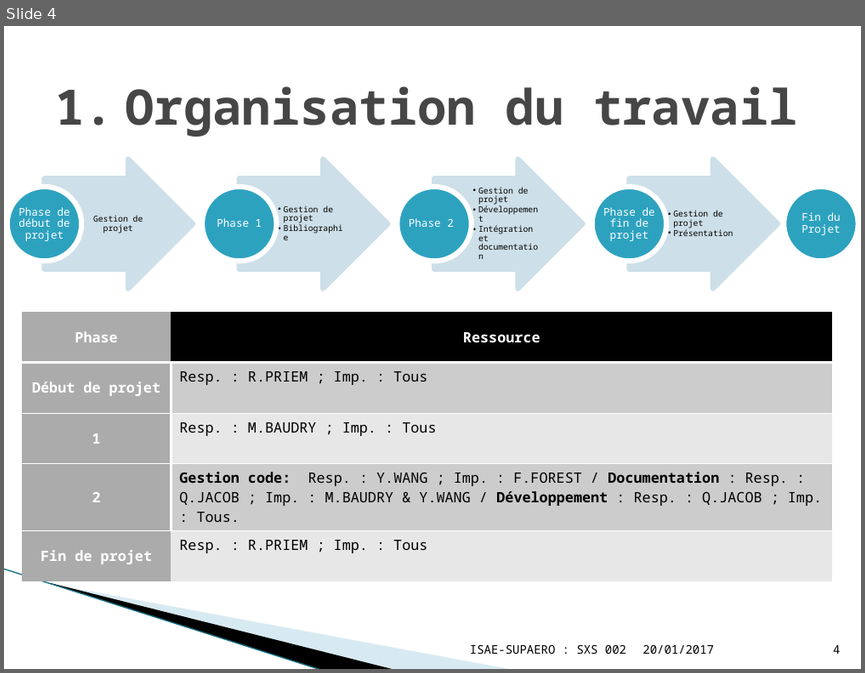
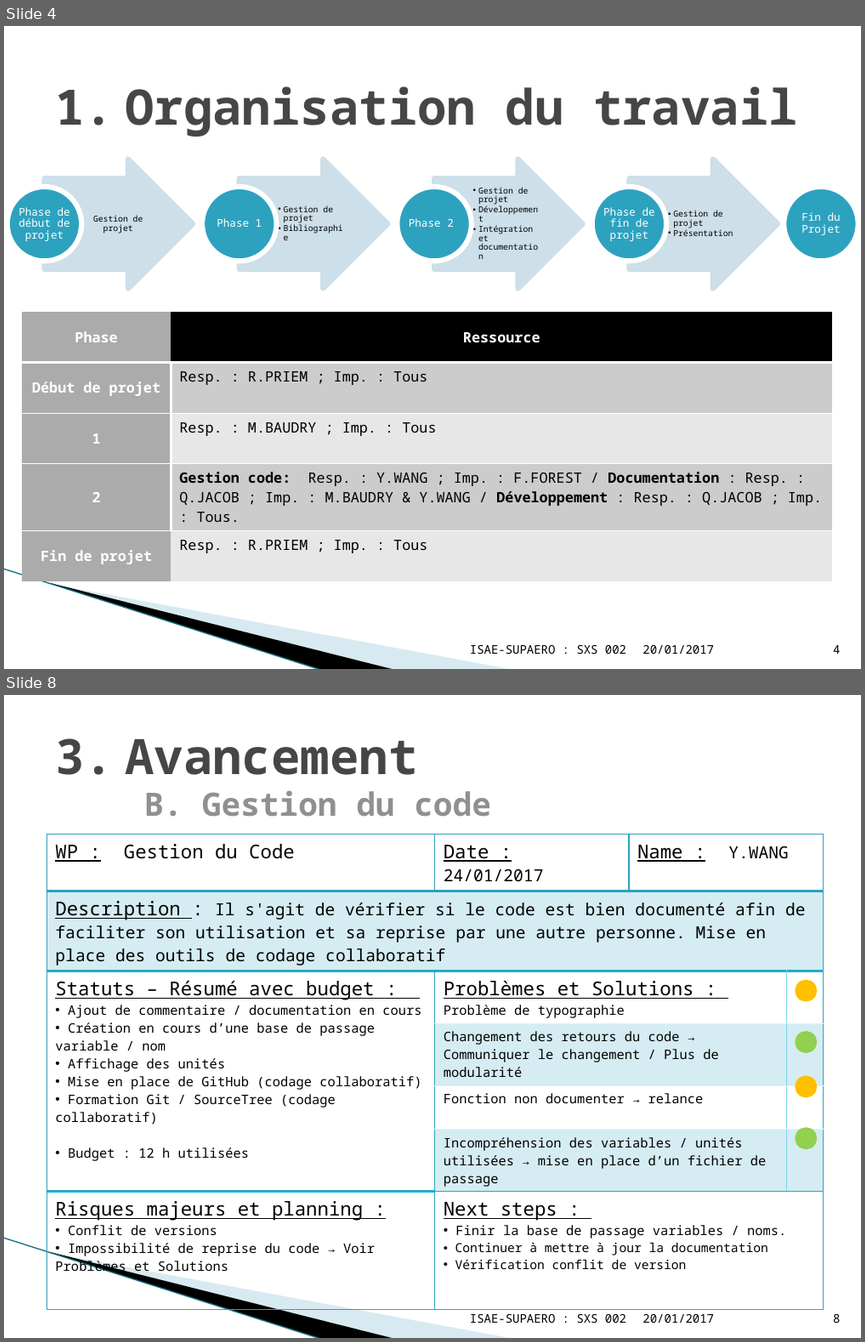
Before and after one commit to YuanxiangFranck/PIE_ISAE_Essais_Vol, a slide deck: gestion_projet/Project_Review03022017.pptx. Shown one above the other, each under a label of ours: slide 4 before the commit, slides 4 and 8 after it; the slides between them are not shown. The pictures are 865x673 and 865x1342 pixels, drawn with LibreOffice and Linux fonts; fonts in the diff are those of the drawing; background and template pictures are left out. Boxes give left, top, right and bottom in pixels: in the first picture for what was removed or moved away, otherwise in the second. Text is boxed around its words. In the diff, an @@ line names an element or a change of style, - is before the commit and + after.

Commit message:
Ajout des parties gestion de projet et Gestion du code

```diff
--- a/gestion_projet/Project_Review03022017.pptx
+++ b/gestion_projet/Project_Review03022017.pptx
@@ slide 8 added at box(4, 695, 861, 1338), background #FFFFFF; not listed: 3 template elements that a slide beside it also shows @@
@@ title added at box(125, 739, 491, 817), 27 pt, text #909090, bold @@
+3. Avancement
+   B. Gestion du code
@@ table added at box(46, 834, 823, 1278), 7 rows, 4 columns @@
+WP : Gestion du Code | Date : 24/01/2017 | Name : Y.WANG | 
+Description : Il s'agit de vérifier si le code est bien documenté afin de faciliter son utilisation et sa reprise par une autre personne. Mise en place des outils de codage collaboratif |  |  | 
+Statuts – Résumé avec budget : / Ajout de commentaire / documentation en cours / Création en cours d’une base de passage variable / nom / Affichage des unités / Mise en place de GitHub (codage collaboratif) / Formation Git / SourceTree (codage collaboratif) / Budget : 12 h utilisées | Problèmes et Solutions : Problème de typographie |  | 
+ | Changement des retours du code → Communiquer le changement / Plus de modularité |  | 
+ | Fonction non documenter → relance |  | 
+ | Incompréhension des variables / unités utilisées → mise en place d’un fichier de passage |  | 
+Risques majeurs et planning : / Conflit de versions / Impossibilité de reprise du code → Voir Problèmes et Solutions | Next steps : / Finir la base de passage variables / noms. / Continuer à mettre à jour la documentation / Vérification conflit de version |  | 
@@ ellipse added at box(797, 982, 815, 999), fill #FFC000, outline #FFC000 4.33 pt @@
@@ ellipse added at box(797, 1033, 815, 1050), fill #92D050, outline #92D050 4.33 pt @@
@@ ellipse added at box(797, 1078, 815, 1095), fill #FFC000, outline #FFC000 4.33 pt @@
@@ ellipse added at box(797, 1129, 815, 1146), fill #92D050, outline #92D050 4.33 pt @@
@@ text added at box(470, 1314, 626, 1322), 10 pt, text #000000 @@
+ISAE-SUPAERO : SXS 002
@@ text added at box(642, 1314, 714, 1322), 10 pt, text #000000 @@
+20/01/2017
@@ page number added at box(833, 1314, 840, 1322), 10 pt, text #000000 @@
+8
```
Also in this commit, not shown: 4 slides changed, 6 other slides added, 3 other files.
